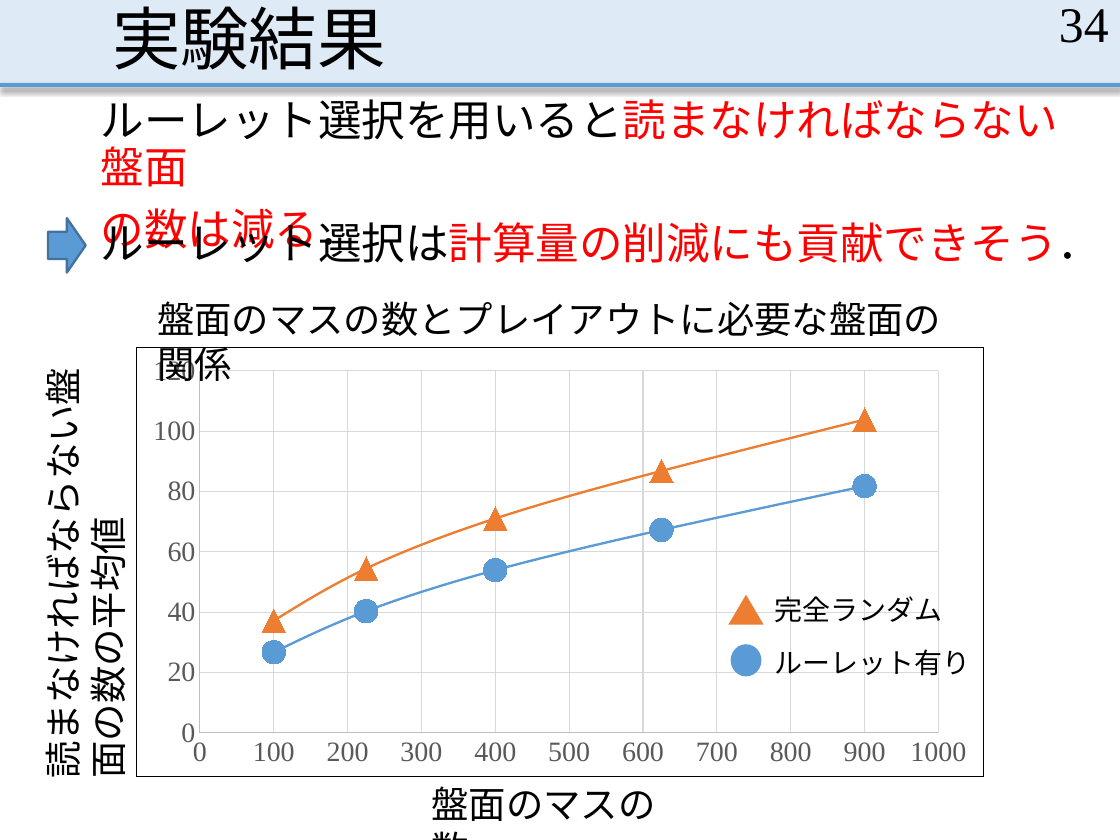
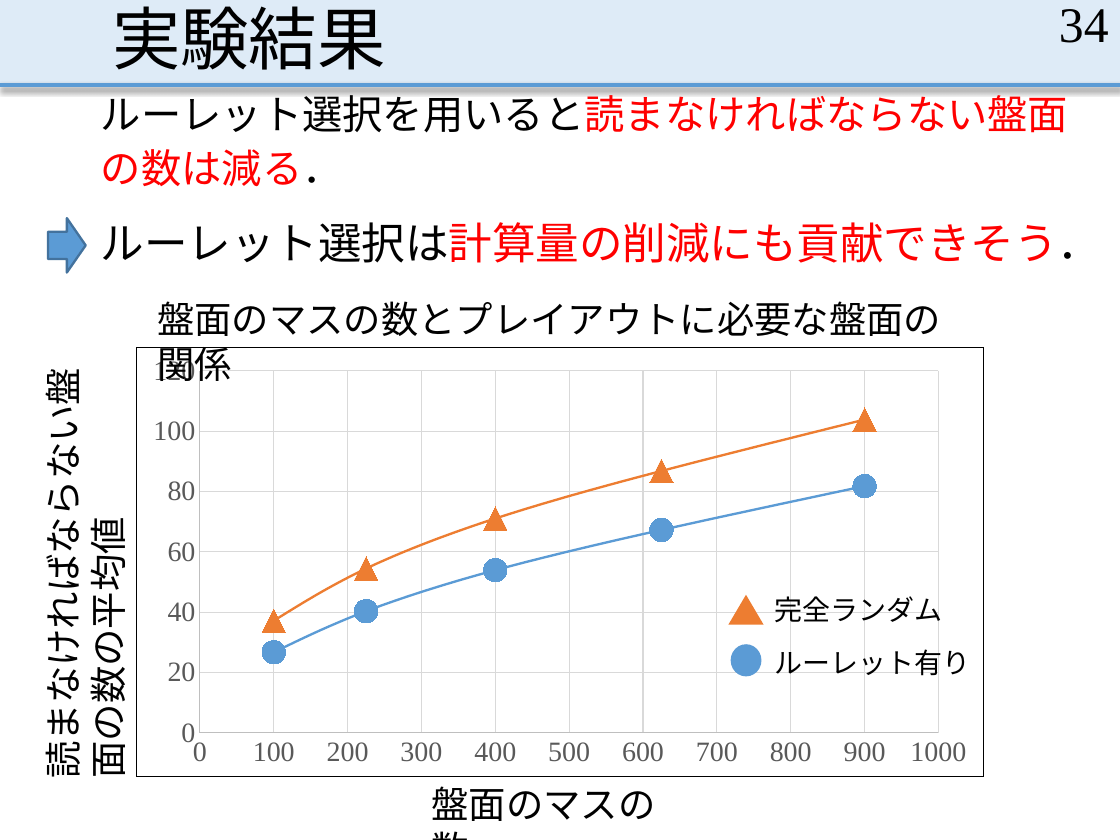
Before and after one commit to MasayaOda/SR, a slide deck: slide 34 of 190702oda.pptx. Drawn at 1120x840 pixels with LibreOffice and Linux fonts; fonts in the diff are those of the drawing. Boxes give left, top, right and bottom in pixels: in the first picture for what was removed or moved away, otherwise in the second. Text is boxed around its words. In the diff, an @@ line names an element or a change of style, - is before the commit and + after.

```diff
--- a/190702oda.pptx
+++ b/190702oda.pptx
@@ text "ルーレット選択を用いると読まなければならない盤面" at box(101, 88, 1068, 186): size 28 to 25.9 pt; line spacing 0.9 to 0.8 @@
```
Also in this commit, not shown: 9 other slides changed.
